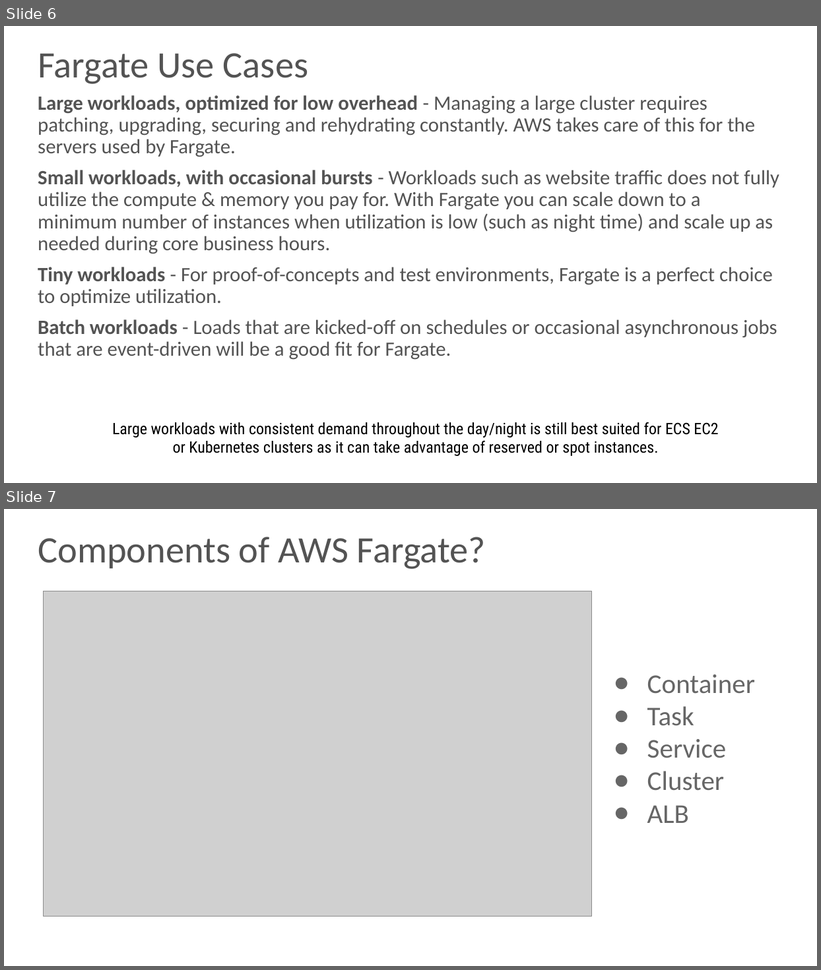
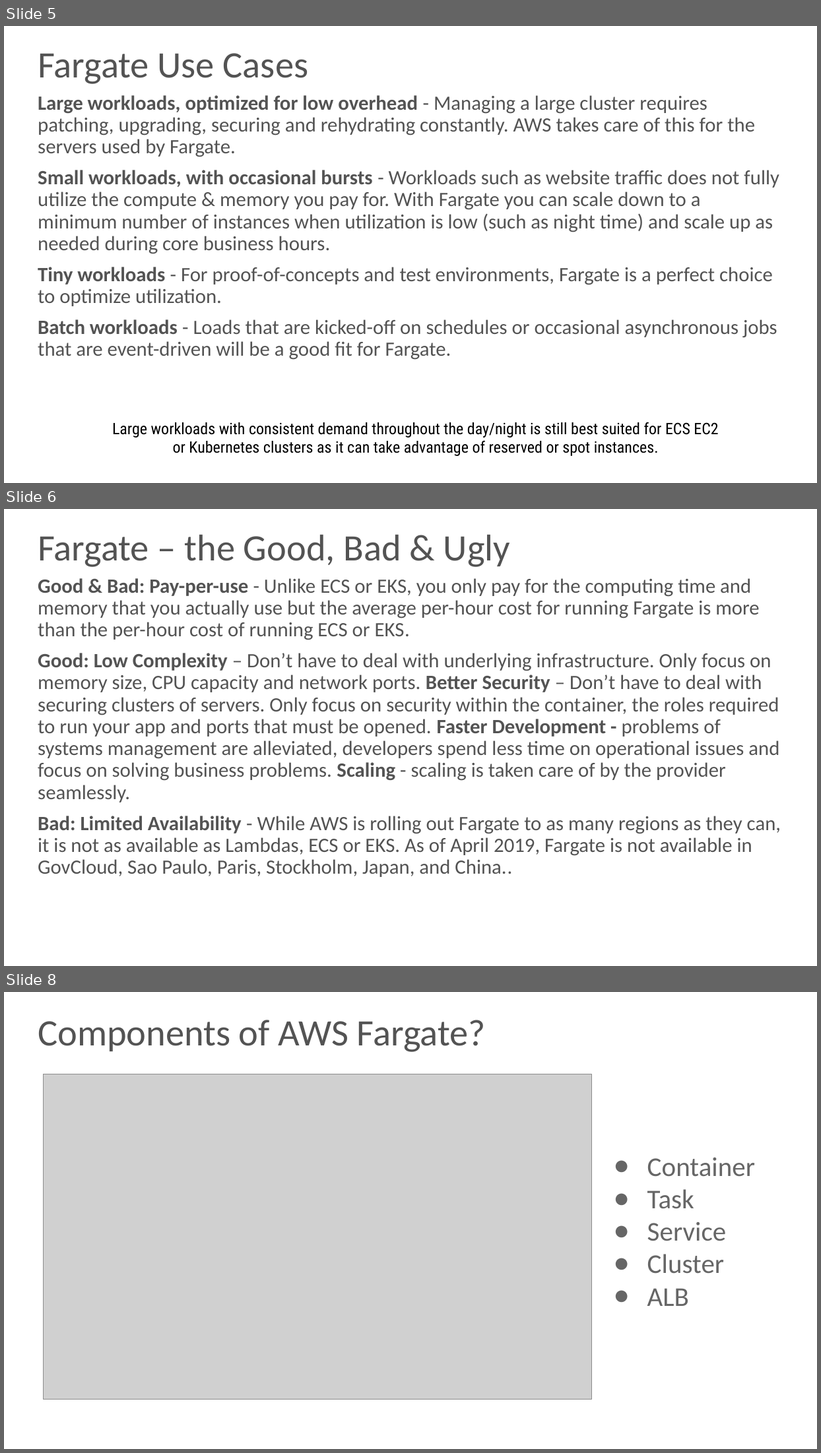
Before and after one commit to skarlekar/fargate-patterns, a slide deck: presentation/Fargate Patterns.pptx. Shown one above the other, each under a label of ours: slides 6 and 7 before the commit, slides 5, 6 and 8 after it; the slides between them are not shown. The pictures are 821x970 and 821x1453 pixels, drawn with LibreOffice and Linux fonts; fonts in the diff are those of the drawing; grey boxes stand for pictures; background and template pictures are left out. Boxes give left, top, right and bottom in pixels: in the first picture for what was removed or moved away, otherwise in the second. Text is boxed around its words. In the diff, an @@ line names an element or a change of style, - is before the commit and + after.

```diff
--- a/presentation/Fargate Patterns.pptx
+++ b/presentation/Fargate Patterns.pptx
@@ slide 6 added at (4,509,817,966), background picture (left out) @@
@@ title added at (38,535,510,567), 33 pt, text #535353 @@
+Fargate – the Good, Bad & Ugly
@@ text added at (38,578,781,877), 18 pt, text #535353 @@
+Good & Bad: Pay-per-use - Unlike ECS or EKS, you only pay for the computing time and memory that you actually use but the average per-hour cost for running Fargate is more than the per-hour cost of running ECS or EKS.
+Good: Low Complexity – Don’t have to deal with underlying infrastructure. Only focus on memory size, CPU capacity and network ports. Better Security – Don’t have to deal with securing clusters of servers. Only focus on security within the container, the roles required to run your app and ports that must be opened. Faster Development - problems of systems management are alleviated, developers spend less time on operational issues and focus on solving business problems. Scaling - scaling is taken care of by the provider seamlessly.
+Bad: Limited Availability - While AWS is rolling out Fargate to as many regions as they can, it is not as available as Lambdas, ECS or EKS. As of April 2019, Fargate is not available in GovCloud, Sao Paulo, Paris, Stockholm, Japan, and China..
@@ what was slide 6 is now slide 5 @@
@@ what was slide 7 is now slide 8 @@
```
Also in this commit, not shown: 1 slide changed.
